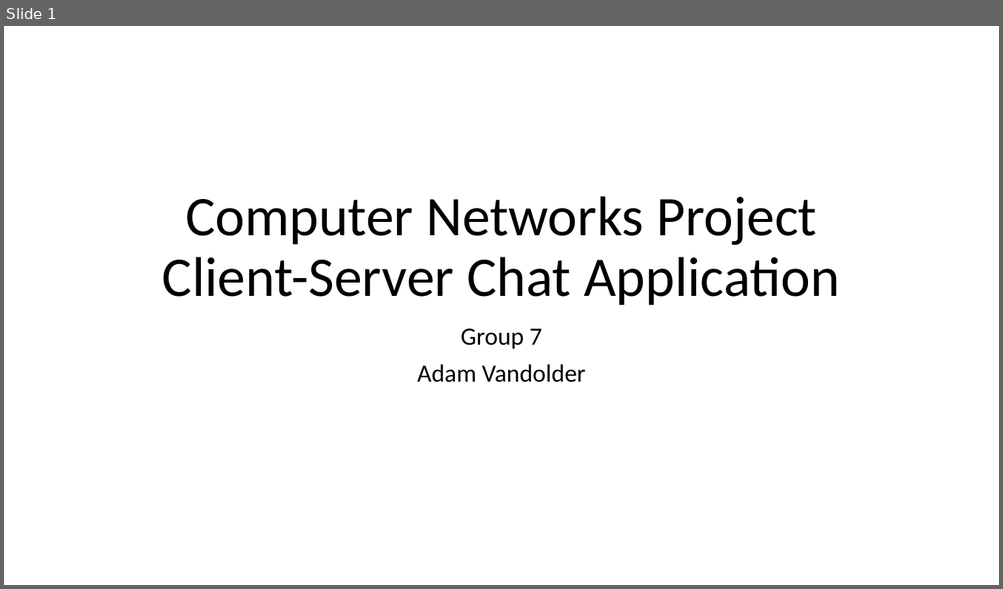
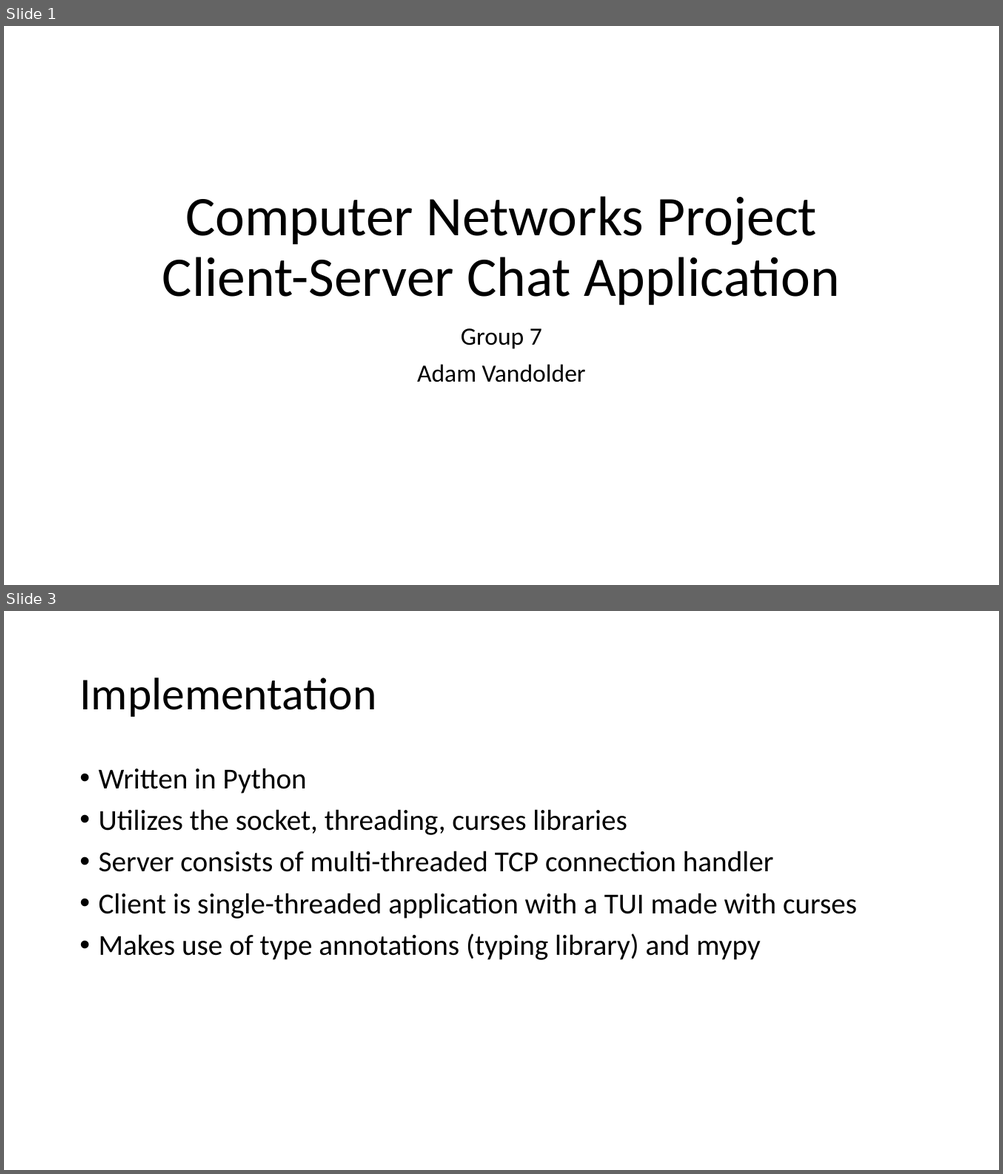
Before and after one commit to avandolder/chatterm, a slide deck: presentation.pptx. Shown one above the other, each under a label of ours: slide 1 before the commit, slides 1 and 3 after it; the slides between them are not shown. The pictures are 1003x589 and 1003x1174 pixels, drawn with LibreOffice and Linux fonts; fonts in the diff are those of the drawing. Boxes give left, top, right and bottom in pixels: in the first picture for what was removed or moved away, otherwise in the second. Text is boxed around its words. In the diff, an @@ line names an element or a change of style, - is before the commit and + after.

```diff
--- a/presentation.pptx
+++ b/presentation.pptx
@@ slide 3 added at (4, 611, 999, 1170), background #FFFFFF @@
@@ title added at (79, 678, 376, 717), 44 pt, text #000000 @@
+Implementation
@@ text added at (99, 768, 856, 960), 28 pt, text #000000 @@
+• Written in Python
+• Utilizes the socket, threading, curses libraries
+• Server consists of multi-threaded TCP connection handler
+• Client is single-threaded application with a TUI made with curses
+• Makes use of type annotations (typing library) and mypy
```
Also in this commit, not shown: 1 slide changed.
